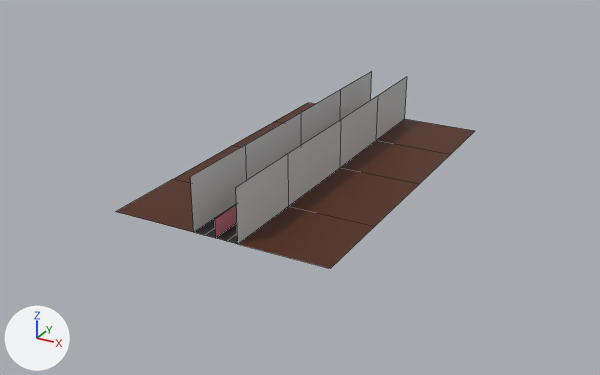
The FBX model Assets/Meshes/Track_A.fbx as it was, and as the next commit left it.
Before and after are seen from a camera (50 mm lens) standing at (1.42, -2.72, 1.25) and looking at (-0.02, -0.09, -0.06). Arrows for +X, +Y and +Z are at lower left; the lights stay in place. Mesh edges are drawn as thin lines. Where no turn or scale is listed for an object, it has been applied to the vertices.

Script lines for the objects in view, before the commit:
```python
me_mesh = bpy.data.meshes.new('Mesh')
me_mesh.from_pydata(...)  # 25 vertices, 16 faces; spans x -0.088..0.088, y -0.711..0.711, z 0.0
me_mesh.materials.append(mat_lambert15)  # picture img_track_ab_albedo_png
me_mesh_001 = bpy.data.meshes.new('Mesh.001')
me_mesh_001.from_pydata(...)  # 20 vertices, 8 faces; spans x -0.423..0.423, y -0.711..0.711, z 0.0
me_mesh_001.materials.append(mat_lambert15)  # picture img_track_ab_albedo_png
# before: 5 (-0.423, -0.376, 0.0) at pixel (172, 179), 6 (-0.423, -0.711, 0.0) at pixel (115, 211), 7 (-0.423, 0.036, 0.0) at pixel (231, 145), 8 (-0.423, 0.389, 0.0) at pixel (274, 121), 9 (-0.423, 0.711, 0.0) at pixel (307, 102)
# before: 15 (0.423, -0.711, 0.0) at pixel (330, 268), 16 (0.423, -0.376, 0.0) at pixel (374, 226), 17 (0.423, 0.036, 0.0) at pixel (419, 183), 18 (0.423, 0.389, 0.0) at pixel (450, 154), 19 (0.423, 0.711, 0.0) at pixel (475, 130)
me_mesh_003 = bpy.data.meshes.new('Mesh.003')
me_mesh_003.from_pydata(...)  # 20 vertices, 8 faces; spans x -0.088..0.088, y -0.711..0.711, z -0.101..0.101
me_mesh_003.materials.append(mat_wall_mat)  # grey #bcbcbc
ob_invisiblewall_a = bpy.data.objects.new('InvisibleWall_A', me_mesh_003)
ob_invisiblewall_a.location = (0.0, 0.0, 0.101)
ob_road_a = bpy.data.objects.new('Road_A', me_mesh)
ob_road_a.location = (0.0, 0.0, 0.0)
ob_sand_a = bpy.data.objects.new('Sand_A', me_mesh_001)
ob_sand_a.location = (0.0, 0.0, 0.0)
```
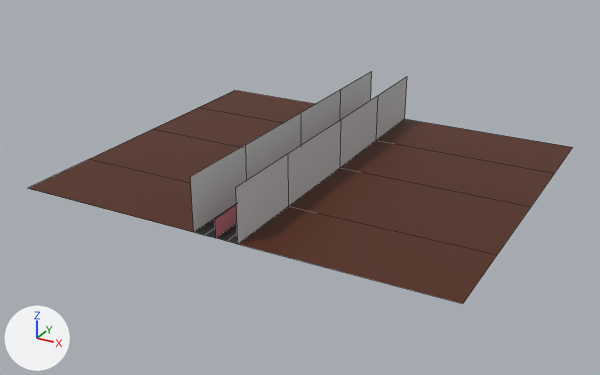
Edits to the scene script, one JSON object a line:
```json
{"block": "me_mesh_001", "where": "me_mesh_001.from_pydata(...)  # 20 vertices, 8 faces; spans x -0.423..0.423, y -0.711..0.711, z 0.0"}
{"block": "me_mesh_001", "where": "# used by ob_sand_a; location = (0.0, 0.0, 0.0)"}
{"block": "me_mesh_001", "change": "me_mesh_001 part 1"}
{"op": "add", "block": "me_mesh_001", "code": "for i in [*range(5, 10)]: me_mesh_001.vertices[i].co += Vector((-0.423, 0.0, 0.0))"}
{"block": "me_mesh_001", "change": "me_mesh_001 part 2"}
{"op": "add", "block": "me_mesh_001", "code": "for i in [*range(15, 20)]: me_mesh_001.vertices[i].co += Vector((0.423, 0.0, 0.0))"}
```

What differs and where, as boxes (x1, y1, x2, y2) in the pictures (600 x 375 px; the box of a moved part takes in the faces that stretch with it):
```json
{"object": "Sand_A", "change": "reshaped", "before": [116, 103, 475, 268], "after": [28, 90, 573, 304], "on screen": "52% wider, 30% taller"}
{"part": 1, "of": "me_mesh_001", "change": "moved or reshaped", "before": [116, 103, 315, 232], "after": [28, 90, 315, 232]}
{"part": 2, "of": "me_mesh_001", "change": "moved or reshaped", "before": [328, 130, 475, 268], "after": [328, 130, 573, 304]}
```
